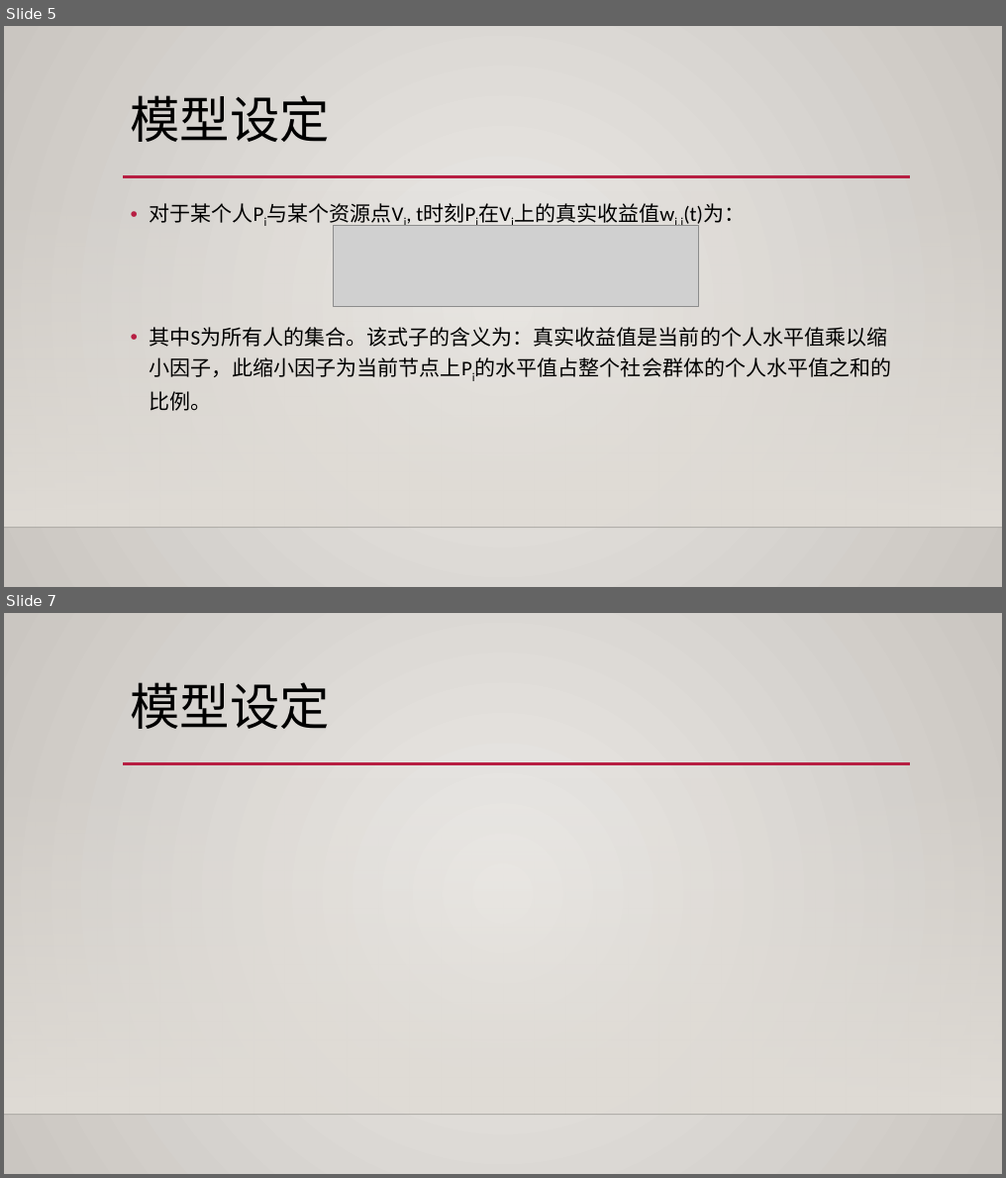
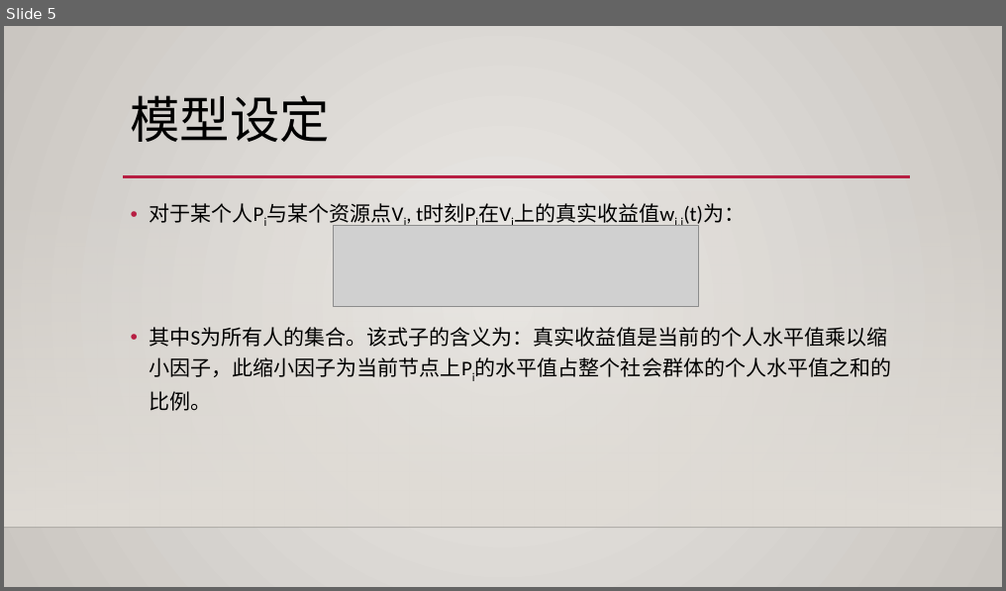
Before and after one commit to phoenixrain-pku/SocialComputing, a slide deck: 内卷问题建模与分析.pptx. Shown one above the other, each under a label of ours: slides 5 and 7 before the commit, slide 5 after it; the slides between them are not shown. The pictures are 1006x1178 and 1006x591 pixels, drawn with LibreOffice and Linux fonts; fonts in the diff are those of the drawing; grey boxes stand for pictures; background and template pictures are left out. Boxes give left, top, right and bottom in pixels: in the first picture for what was removed or moved away, otherwise in the second. Text is boxed around its words. In the diff, an @@ line names an element or a change of style, - is before the commit and + after.

```diff
--- a/内卷问题建模与分析.pptx
+++ b/内卷问题建模与分析.pptx
@@ slide 7 removed at (x1=4, y1=613, x2=1002, y2=1174), background gradient #ECEAE7 to #CAC7C1; not listed: 3 template elements that a slide beside it also shows @@
@@ title removed at (x1=131, y1=682, x2=331, y2=729) @@
-模型设定
```
Also in this commit, not shown: 2 slides changed, 7 slides added, 1 other file.
